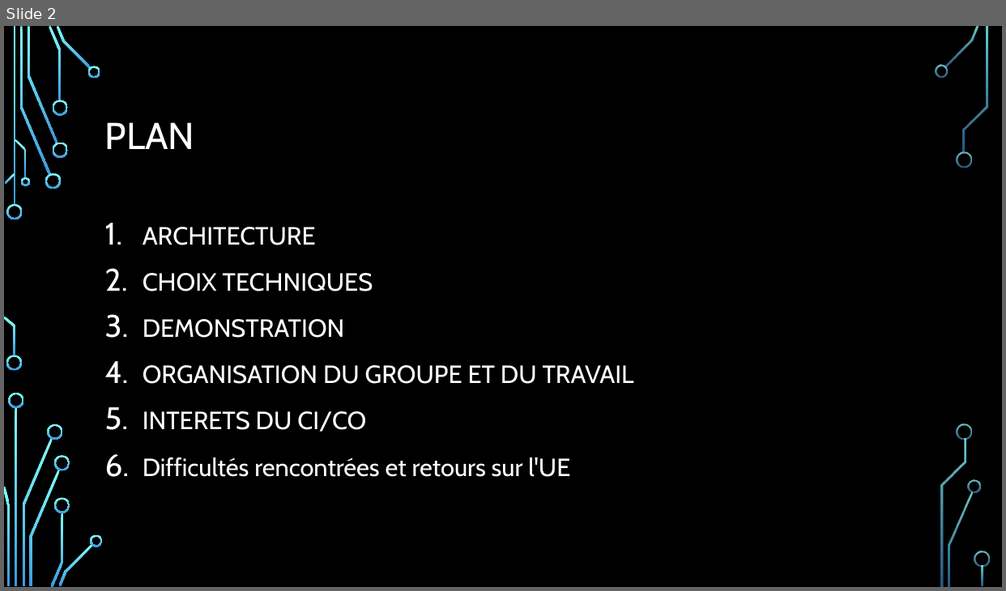
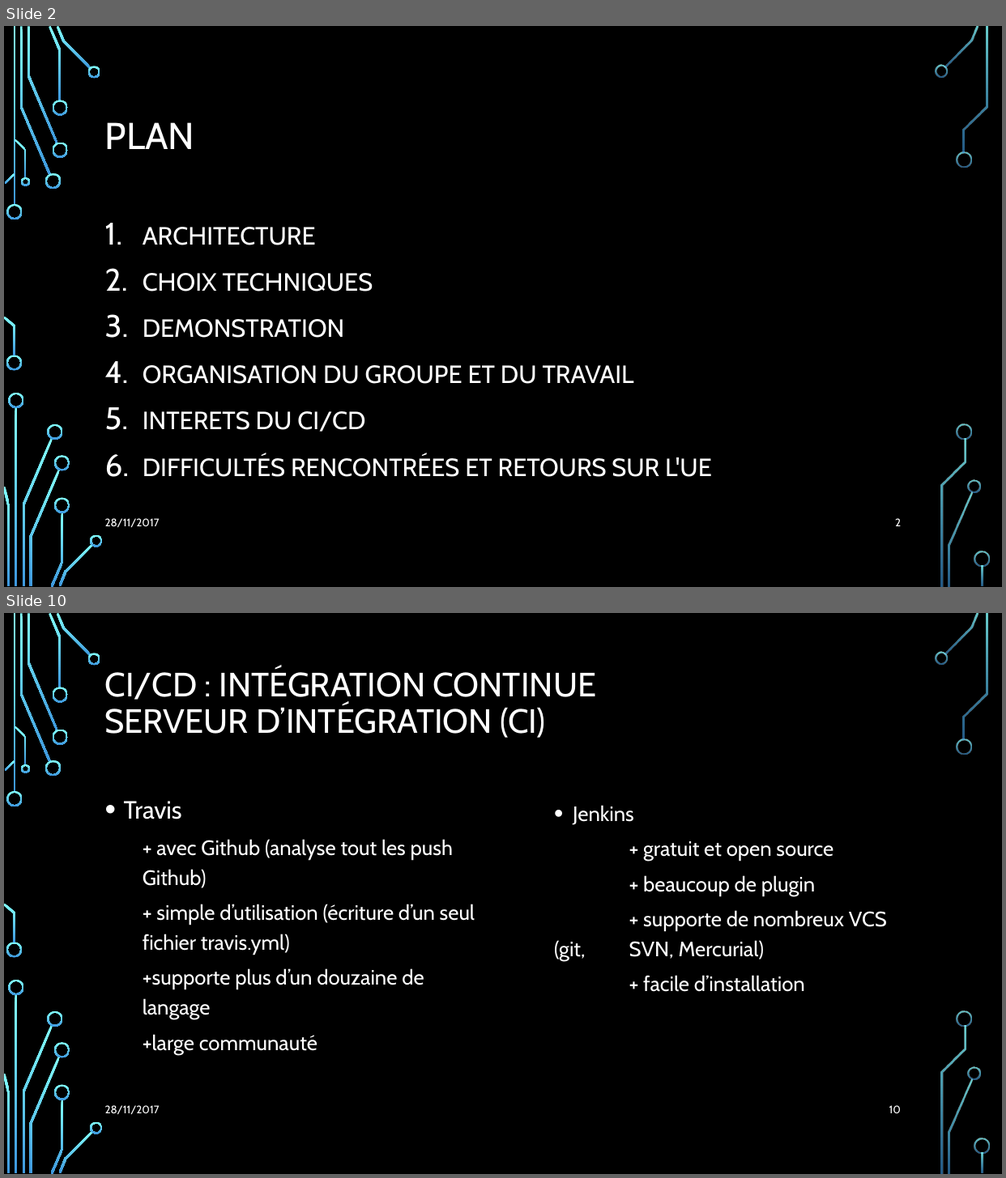
Before and after one commit to Julienbtn/cloud-project-equipe-7, a slide deck: Presentation Cloud.pptx. Shown one above the other, each under a label of ours: slide 2 before the commit, slides 2 and 10 after it; the slides between them are not shown. The pictures are 1006x591 and 1006x1178 pixels, drawn with LibreOffice and Linux fonts; fonts in the diff are those of the drawing; background and template pictures are left out. Boxes give left, top, right and bottom in pixels: in the first picture for what was removed or moved away, otherwise in the second. Text is boxed around its words. In the diff, an @@ line names an element or a change of style, - is before the commit and + after.

```diff
--- a/Presentation Cloud.pptx
+++ b/Presentation Cloud.pptx
@@ slide 10 added at (x1=4, y1=613, x2=1002, y2=1174), background picture (left out); not listed: 36 template elements that a slide beside it also shows @@
@@ title added at (x1=105, y1=668, x2=596, y2=738), 32.4 pt, text #FFFFFF @@
+CI/CD : INTÉGRATION CONTINUE
+SERVEUR D’INTÉGRATION (CI)
@@ text added at (x1=124, y1=801, x2=475, y2=1054), 20 pt, text #FFFFFF @@
+• Travis
+  + avec Github (analyse tout les push Github)
+  + simple d’utilisation (écriture d’un seul fichier travis.yml)
+  +supporte plus d’un douzaine de langage
+  +large communauté
@@ text added at (x1=573, y1=805, x2=887, y2=992), 20 pt, text #FFFFFF @@
+  • Jenkins
+  + gratuit et open source
+  + beaucoup de plugin
+  + supporte de nombreux VCS (git, SVN, Mercurial)
+  + facile d’installation
@@ text added at (x1=105, y1=1105, x2=160, y2=1114), 10.5 pt, text #FFFFFF @@
+28/11/2017
@@ page number added at (x1=889, y1=1105, x2=901, y2=1114), 10.5 pt, text #FFFFFF @@
+10
@@ slide 2 changed as well @@
@@ text at (x1=143, y1=412, x2=712, y2=477): text changed @@
-5. INTERETS DU CI/CO
-6. Difficultés rencontrées et retours sur l'UE
+5. INTERETS DU CI/CD
+6. DIFFICULTÉS RENCONTRÉES ET RETOURS SUR L'UE
@@ text added at (x1=105, y1=518, x2=160, y2=527), 10.5 pt, text #FFFFFF @@
+28/11/2017
@@ page number added at (x1=895, y1=518, x2=901, y2=527), 10.5 pt, text #FFFFFF @@
+2
```
Also in this commit, not shown: 3 other slides changed, 8 other slides added, 4 slides removed.
